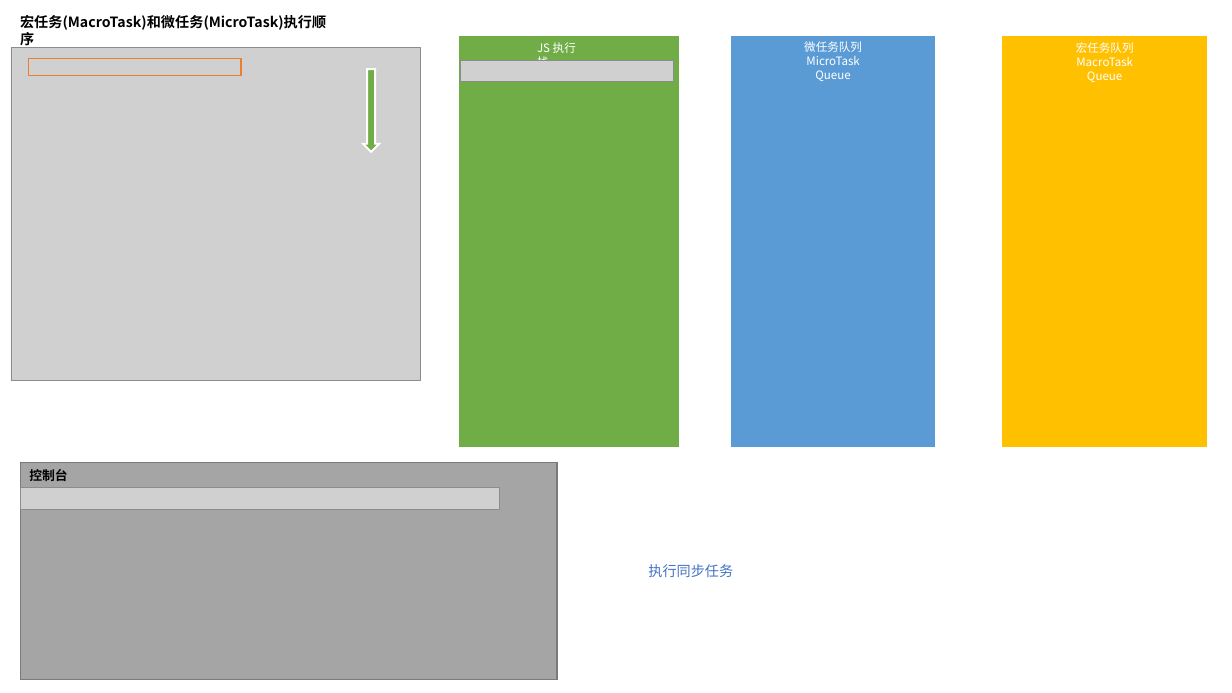
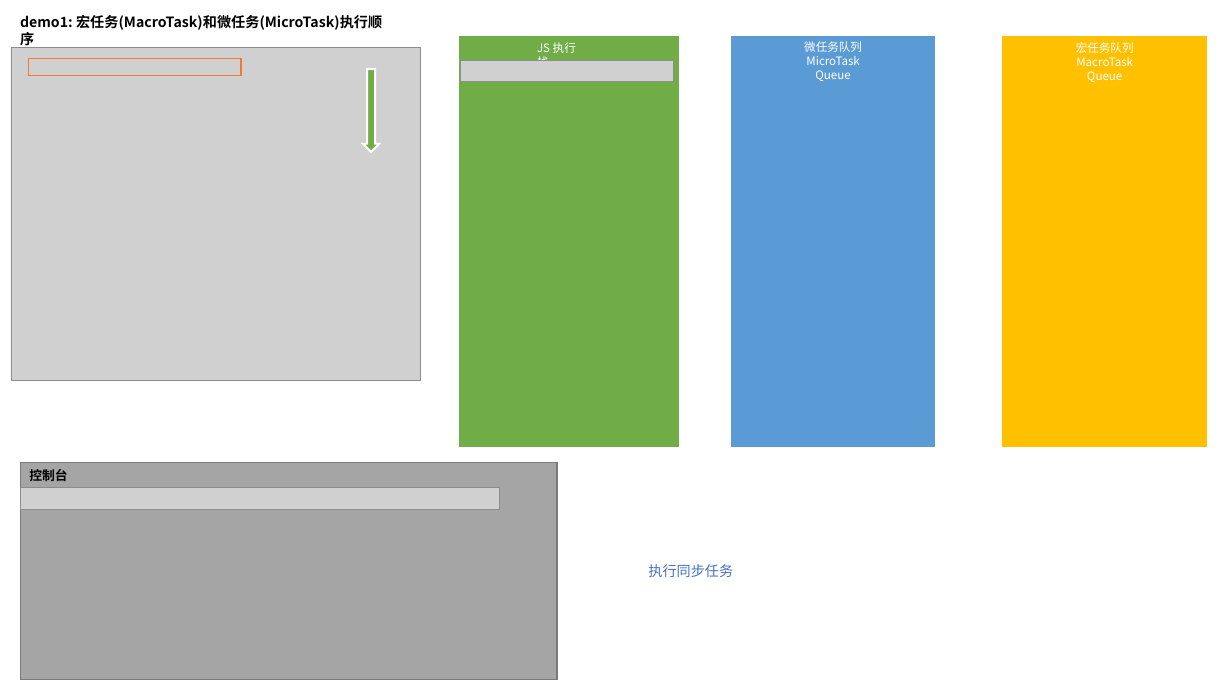
Before and after one commit to Jameswain/blog, a slide deck: slide 2 of 浏览器Event Loop/宏任务(MacroTask)和微任务(MicroTask)执行顺序.pptx (slide 1 before the commit). Drawn at 1232x693 pixels with LibreOffice and Linux fonts; fonts in the diff are those of the drawing; grey boxes stand for pictures. Boxes give left, top, right and bottom in pixels: in the first picture for what was removed or moved away, otherwise in the second. Text is boxed around its words. In the diff, an @@ line names an element or a change of style, - is before the commit and + after.

```diff
--- a/浏览器Event Loop/宏任务(MacroTask)和微任务(MicroTask)执行顺序.pptx
+++ b/浏览器Event Loop/宏任务(MacroTask)和微任务(MicroTask)执行顺序.pptx
@@ text at bbox=[20, 15, 382, 48]: text changed @@
-宏任务(MacroTask)和微任务(MicroTask)执行顺序
+demo1: 宏任务(MacroTask)和微任务(MicroTask)执行顺序
```
Also in this commit, not shown: 5 other slides changed, 45 slides added, 3 other files.
